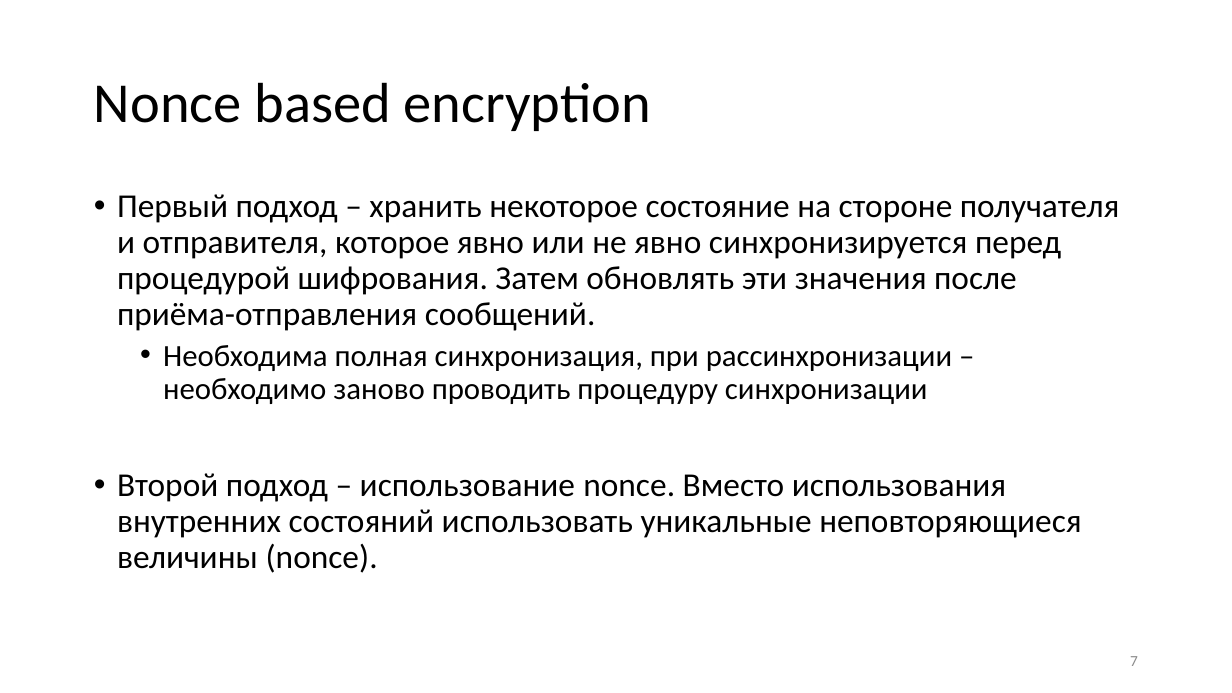
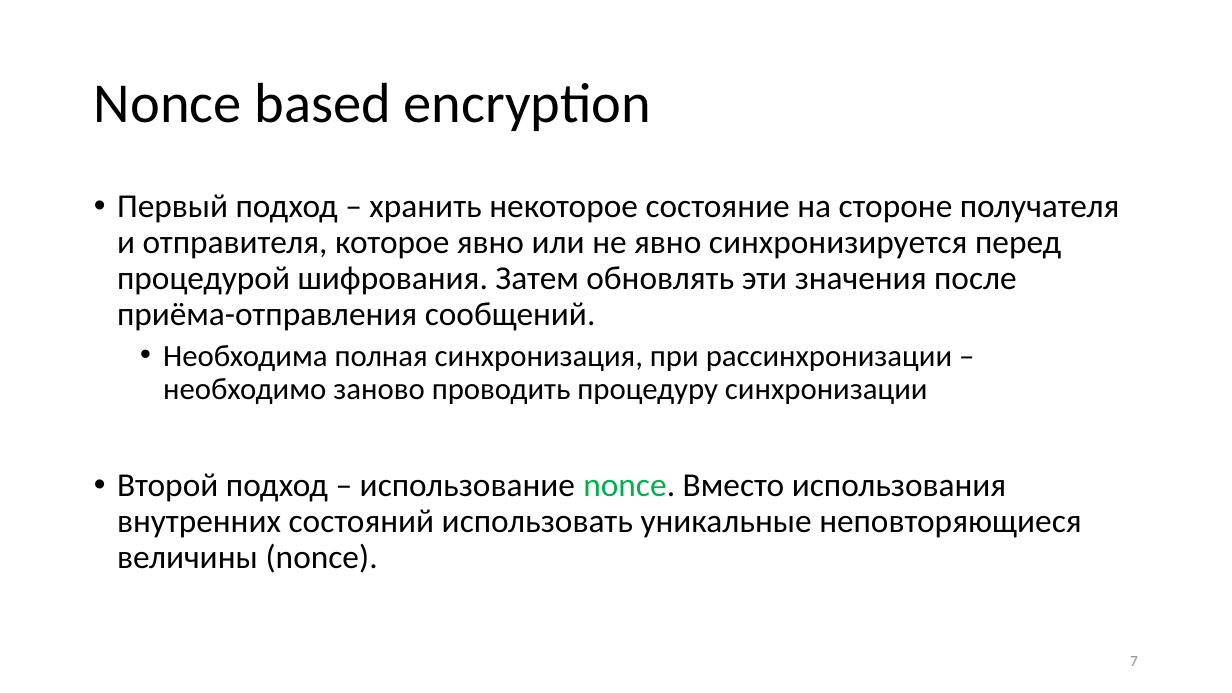
Before and after one commit to CryptoCourse/CryptoLectures, a slide deck: slide 7 of Lectures/Lecture8.pptx. Drawn at 1232x693 pixels with LibreOffice and Linux fonts; fonts in the diff are those of the drawing. Boxes give left, top, right and bottom in pixels: in the first picture for what was removed or moved away, otherwise in the second. Text is boxed around its words. In the diff, an @@ line names an element or a change of style, - is before the commit and + after.

```diff
--- a/Lectures/Lecture8.pptx
+++ b/Lectures/Lecture8.pptx
@@ text at <box>117,473,1081,573</box>: text colour #000000 to #00B050 in "nonce." @@
```
Also in this commit, not shown: 8 other slides changed.
